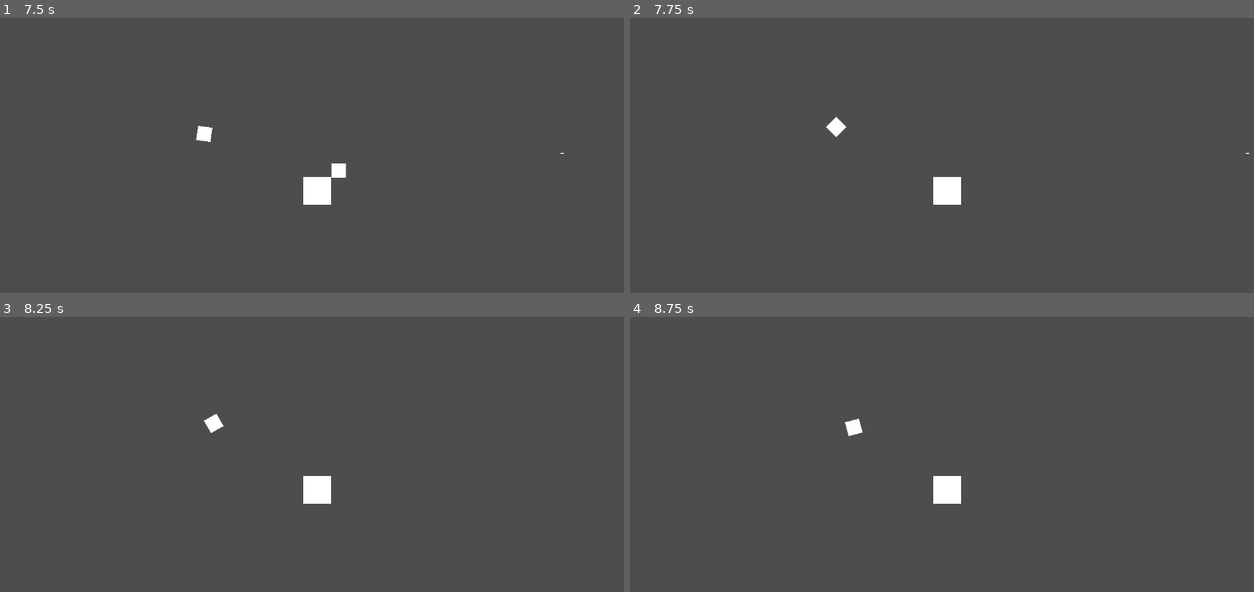
Above: before the commit, frames 1-4 (two rows, left to right).
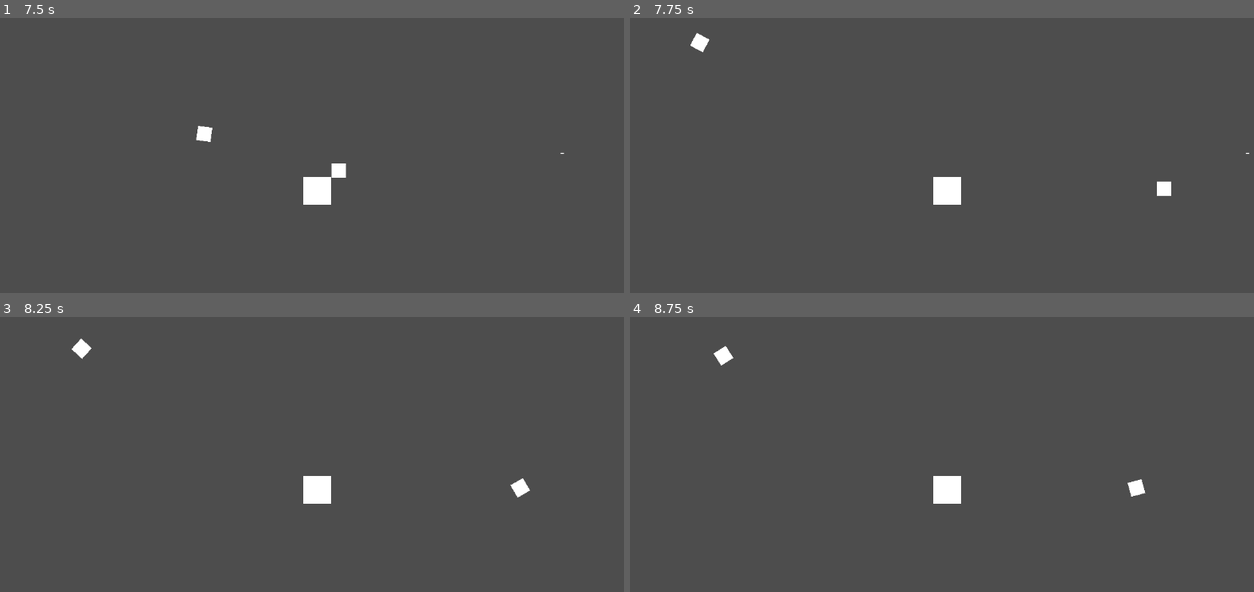
Above: after the commit, the same moments.

Repository: Tarnest/Spacewar-Clone
Game: Godot game, scene res://Main/main.tscn
Two runs of this game, one before a commit and one after it. Both use one fixed random seed, a clock stepped at 60 frames per second and the inputs below.
Inputs:
- Up to frame 1 (7.5 s): hold D (rotate_right) 0.53-1.28 s; hold Left (rotate_left2) 0.53-1.28 s; hold A (rotate_left) 1.28-2.03 s; tap Right (rotate_right2) at 1.35 s; hold D (rotate_right) 2.03-2.78 s; tap Space (shoot) at 2.1, 5.85 s; hold W (thrust_forward) 2.78-3.53 s; tap Shift (shoot2) at 2.85, 6.6 s; hold Up (thrust_forward2) 3.53-4.28 s; hold A (rotate_left) 3.53-5.78 s; tap Left (rotate_left2) at 4.35 s; hold Right (rotate_right2) 5.03-5.78 s; hold D (rotate_right) 5.78-6.53 s; hold W (thrust_forward) 6.53-7.28 s; hold D (rotate_right) from 7.28 s (still down); tap Up (thrust_forward2) at 7.35 s
- Up to frame 2 (7.75 s): keep holding D (rotate_right)
- Up to frame 3 (8.25 s): release D (rotate_right) at 8.03 s; hold A (rotate_left) from 8.03 s (still down); hold Left (rotate_left2) from 8.03 s (still down)
- Up to frame 4 (8.75 s): keep holding A (rotate_left); keep holding Left (rotate_left2)

Frame 1 is identical in both runs. In frame 2, 0.4% of the frame differs, in the area x 9-87%, y 5-65%; in frame 3, 0.4%; in frame 4, 0.4%.

Commit message:
added main scene, scoring, game reset

Diff:
--- a/Bullet/bullet.gd
+++ b/Bullet/bullet.gd
@@ -8,8 +8,12 @@
 	var velocity = direction * speed
 
 	var collision = move_and_collide(velocity * delta)
-	if collision:
-		collision.get_collider().queue_free()
+	if collision && collision.get_collider().is_in_group("Player"):
+		var player = collision.get_collider()
+		player.hit.emit()
+		player.queue_free()
+		queue_free()
+	elif collision:
 		queue_free()
 
 
--- /dev/null
+++ b/Game/game.gd
@@ -0,0 +1,21 @@
+extends Node2D
+
+
+signal point(to)
+
+
+var neither_emitted = false
+
+
+func _on_player_1_hit():
+	point.emit("player2")
+
+
+func _on_player_2_hit():
+	point.emit("player1")
+
+
+func _on_player_hit_player():
+	if !neither_emitted:
+		neither_emitted = true
+		point.emit(null)
--- /dev/null
+++ b/Game/game.tscn
@@ -0,0 +1,25 @@
+[gd_scene load_steps=4 format=3 uid="uid://blubdh5de3vc1"]
+
+[ext_resource type="Script" path="res://Game/game.gd" id="1_4fw7b"]
+[ext_resource type="PackedScene" uid="uid://6u8jurwmlsbv" path="res://Black Hole/black_hole.tscn" id="2_aljg0"]
+[ext_resource type="PackedScene" uid="uid://cfhe4mr21vj46" path="res://Player/player.tscn" id="3_1dqky"]
+
+[node name="Game" type="Node2D" groups=["Game"]]
+script = ExtResource("1_4fw7b")
+
+[node name="Black Hole" parent="." instance=ExtResource("2_aljg0")]
+
+[node name="Player1" parent="." node_paths=PackedStringArray("black_hole") groups=["Player"] instance=ExtResource("3_1dqky")]
+black_hole = NodePath("../Black Hole")
+
+[node name="Player2" parent="." node_paths=PackedStringArray("black_hole") groups=["Player"] instance=ExtResource("3_1dqky")]
+position = Vector2(978, 320)
+player_type = "player2"
+black_hole = NodePath("../Black Hole")
+
+[connection signal="hit" from="Player1" to="." method="_on_player_1_hit"]
+[connection signal="hit_player" from="Player1" to="." method="_on_player_hit_player"]
+[connection signal="hit_player" from="Player1" to="Player2" method="on_hit"]
+[connection signal="hit" from="Player2" to="." method="_on_player_2_hit"]
+[connection signal="hit_player" from="Player2" to="." method="_on_player_hit_player"]
+[connection signal="hit_player" from="Player2" to="Player1" method="on_hit"]
--- /dev/null
+++ b/Main/main.gd
@@ -0,0 +1,28 @@
+extends CanvasLayer
+
+
+var player1_score = 0
+var player2_score = 0
+var scene = preload("res://Game/game.tscn")
+
+
+
+func _on_game_point(to):
+	match to:
+		"player1": player1_score += 1
+		"player2": player2_score += 1
+		_: pass
+
+	print(player1_score)
+	print(player2_score)
+
+
+	for child in get_children():
+		if child.is_in_group("Game"):
+			child.queue_free()
+			break
+
+	var game = scene.instantiate()
+
+	game.connect("point", Callable(self, "_on_game_point"))
+	call_deferred("add_child", game)
--- a/Main/main.tscn
+++ b/Main/main.tscn
@@ -1,19 +1,11 @@
-[gd_scene load_steps=3 format=3 uid="uid://blubdh5de3vc1"]
+[gd_scene load_steps=3 format=3 uid="uid://crjodv2moo0bf"]
 
-[ext_resource type="PackedScene" uid="uid://cfhe4mr21vj46" path="res://Player/player.tscn" id="1_d7cdb"]
-[ext_resource type="PackedScene" uid="uid://6u8jurwmlsbv" path="res://Black Hole/black_hole.tscn" id="2_4ayc0"]
+[ext_resource type="PackedScene" uid="uid://blubdh5de3vc1" path="res://Game/game.tscn" id="1_1hbb7"]
+[ext_resource type="Script" path="res://Main/main.gd" id="1_qgbcr"]
 
-[node name="Main" type="Node2D"]
+[node name="Main" type="CanvasLayer"]
+script = ExtResource("1_qgbcr")
 
-[node name="Black Hole" parent="." instance=ExtResource("2_4ayc0")]
+[node name="Game" parent="." instance=ExtResource("1_1hbb7")]
 
-[node name="Player1" parent="." node_paths=PackedStringArray("black_hole") groups=["Player"] instance=ExtResource("1_d7cdb")]
-black_hole = NodePath("../Black Hole")
-
-[node name="Player2" parent="." node_paths=PackedStringArray("black_hole") groups=["Player"] instance=ExtResource("1_d7cdb")]
-position = Vector2(978, 320)
-player_type = "player2"
-black_hole = NodePath("../Black Hole")
-
-[connection signal="hit_player" from="Player1" to="Player2" method="on_hit"]
-[connection signal="hit_player" from="Player2" to="Player1" method="on_hit"]
+[connection signal="point" from="Game" to="." method="_on_game_point"]
--- a/Player/player.gd
+++ b/Player/player.gd
@@ -2,6 +2,7 @@
 
 
 signal hit_player
+signal hit
 
 
 @export var player_type = "player1"
@@ -50,14 +51,13 @@
 		if collision.get_collider().is_in_group("Player"):
 			queue_free()
 			hit_player.emit()
-		if collision.get_collider() == black_hole:
-			queue_free()
 
 	var gravity = position.direction_to(black_hole_pos) * 50
 	var gravity_collision = move_and_collide(gravity * delta)
 	if gravity_collision:
 		if gravity_collision.get_collider() == black_hole:
 			queue_free()
+			hit.emit()
 
 
 func _on_visible_on_screen_notifier_2d_screen_exited():
